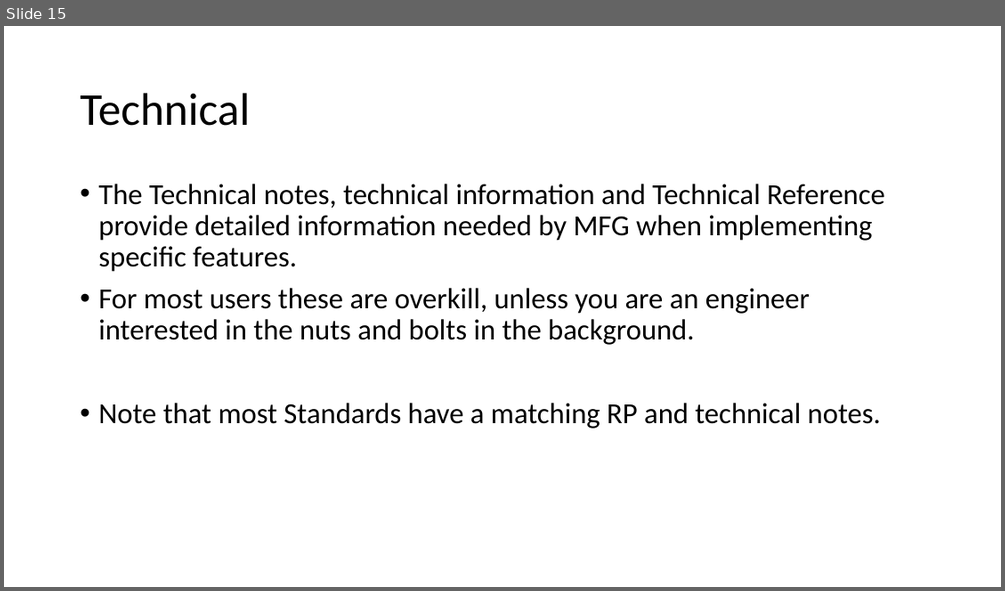
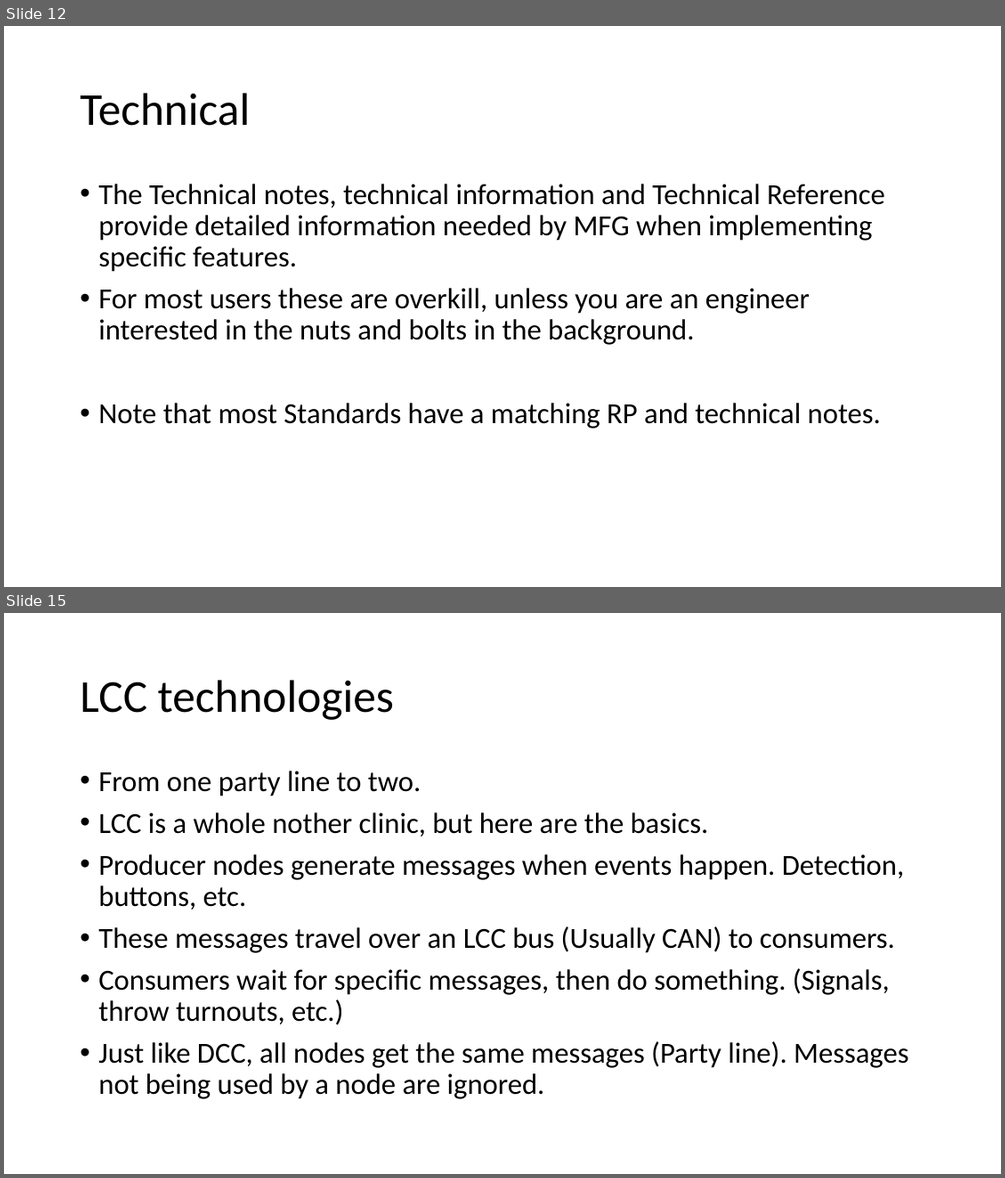
Before and after one commit to McLae/dfwtrainshows, a slide deck: Clinics/Standards.pptx. Shown one above the other, each under a label of ours: slide 15 before the commit, slides 12 and 15 after it; the slides between them are not shown. The pictures are 1005x591 and 1005x1178 pixels, drawn with LibreOffice and Linux fonts; fonts in the diff are those of the drawing. Boxes give left, top, right and bottom in pixels: in the first picture for what was removed or moved away, otherwise in the second. Text is boxed around its words. In the diff, an @@ line names an element or a change of style, - is before the commit and + after.

```diff
--- a/Clinics/Standards.pptx
+++ b/Clinics/Standards.pptx
@@ slide 15 added at <box>4,613,1001,1174</box>, background #FFFFFF @@
@@ title added at <box>80,680,394,720</box>, 44 pt, text #000000 @@
+LCC technologies
@@ text added at <box>98,771,908,1099</box>, 28 pt, text #000000 @@
+• From one party line to two.
+• LCC is a whole nother clinic, but here are the basics.
+• Producer nodes generate messages when events happen. Detection, buttons, etc.
+• These messages travel over an LCC bus (Usually CAN) to consumers.
+• Consumers wait for specific messages, then do something. (Signals, throw turnouts, etc.)
+• Just like DCC, all nodes get the same messages (Party line). Messages not being used by a node are ignored.
@@ what was slide 15 is now slide 12 @@
```
Also in this commit, not shown: 3 slides changed, 2 other slides added, 1 other file.
